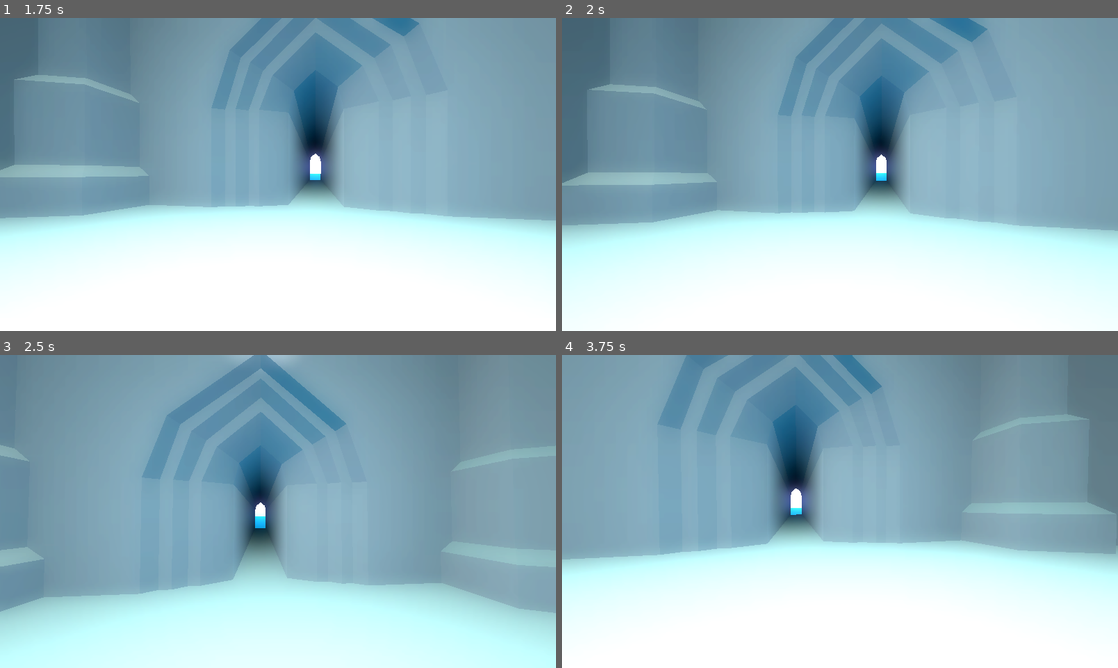
Above: before the commit, frames 1-4 (two rows, left to right).
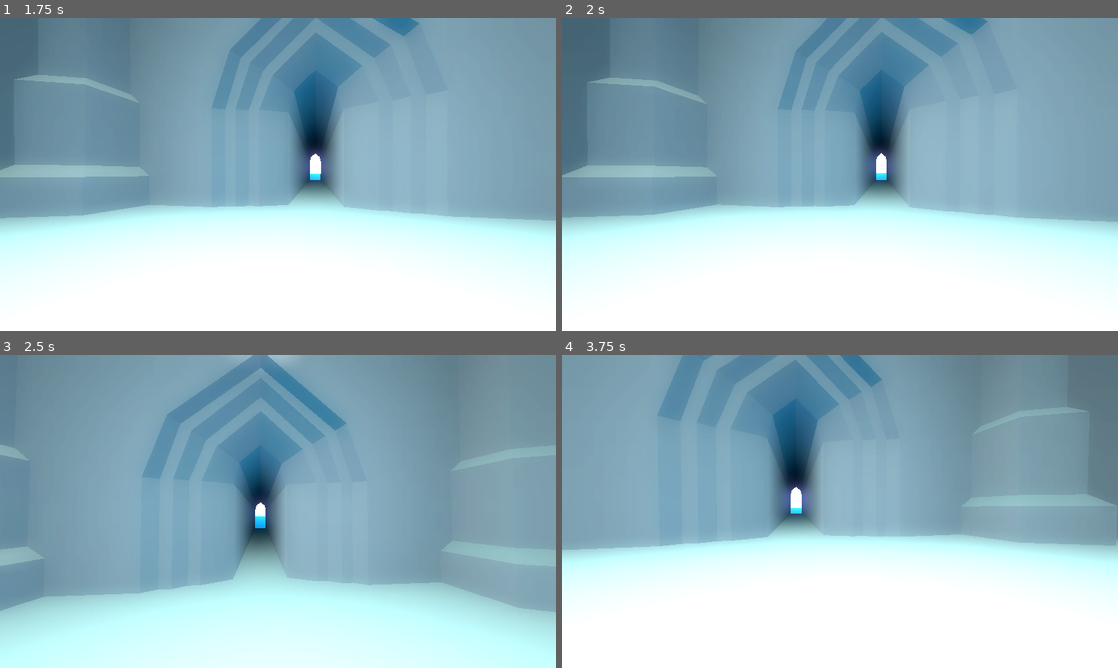
Above: after the commit, the same moments.

Repository: init-Sense/octant
Game: Godot game, scene res://scenes/level/octagon.tscn
Same seed, same stepped clock (60 frames per second), same inputs: the game is played once before the commit and once after it. A sky picture missing from this copy of the repository is replaced by a grey-blue gradient.
Inputs (mouse positions are in pixels of both pictures, inside the frame that each line leads up to):
- Up to frame 1 (1.75 s): move the mouse to (305, 174) at 0.52 s; hold Q (debug_crouch_up) from 0.53 s (still down); tap Space (jump) at 0.6, 0.77, 1.07, 1.52, 1.55 s; move the mouse to (250, 174) at 1.27 s; tap Shift (sprint) at 1.35 s
- Up to frame 2 (2 s): keep holding Q (debug_crouch_up); tap Space (jump) at 1.82 s
- Up to frame 3 (2.5 s): keep holding Q (debug_crouch_up); move the mouse to (289, 505) at 2.02 s; tap Space (jump) at 2.1 s
- Up to frame 4 (3.75 s): keep holding Q (debug_crouch_up); move the mouse to (834, 517) at 2.77 s; tap Shift (sprint) at 2.85 s; tap Space (jump) at 3.02, 3.05, 3.32, 3.6 s; move the mouse to (878, 514) at 3.52 s

Frame 1 is identical in both runs. In frame 2, 7.5% of the frame differs, in the area x 0-100%, y 0-71%; in frame 3, 0.4%; in frame 4, 7.0%.

Commit message:
feat: Added chargeable jump

Diff:
--- a/scenes/player/player.tscn
+++ b/scenes/player/player.tscn
@@ -80,3 +80,12 @@
 
 [node name="Motion" parent="Modules" instance=ExtResource("10_svshq")]
 unique_name_in_owner = true
+
+[node name="StairsAheadRayCast3D" type="RayCast3D" parent="."]
+unique_name_in_owner = true
+transform = Transform3D(1, 0, 0, 0, 1, 0, 0, 0, 1, 0, -0.0344997, -0.600823)
+target_position = Vector3(0, -0.55, 0)
+
+[node name="StairsBelowRayCast3D" type="RayCast3D" parent="."]
+unique_name_in_owner = true
+target_position = Vector3(0, -0.75, 0)
--- a/scripts/player/inputs.gd
+++ b/scripts/player/inputs.gd
@@ -1,6 +1,5 @@
 extends Node
 class_name PlayerInputs
-
 
 #region NODES
 @onready var direction: PlayerDirection = %Direction
@@ -10,6 +9,8 @@
 @onready var player: CharacterBody3D = $"../.."
 #endregion
 
+
+#region INPUTS
 func _input(event) -> void:
 	#region MOVEMENT
 	if Input.is_action_just_pressed("move_forward"):
@@ -27,7 +28,9 @@
 
 	#region JUMP
 	if Input.is_action_just_pressed("jump"):
-		jump.up()
+		jump.start_charge()
+	elif Input.is_action_just_released("jump"):
+		jump.release_charge()
 	#endregion
 
 
@@ -46,6 +49,7 @@
 			motion.stop_running()
 		crouch.down()
 
+
 	if event is InputEventMouseButton:
 		if event.button_index == MOUSE_BUTTON_WHEEL_UP:
 			crouch.up()
--- a/scripts/player/jump.gd
+++ b/scripts/player/jump.gd
@@ -1,48 +1,84 @@
 extends Node
 class_name PlayerJump
+
 
 #region NODES
 @onready var player: CharacterBody3D = $"../.."
 @onready var direction: PlayerDirection = %Direction
 @onready var motion: PlayerMotion = %Motion
+@onready var head: StaticBody3D = %Head
 #endregion
 
+
 #region CONSTANTS
-const JUMPING_SPEED: float = 7.0
+#region JUMP CONSTANTS
+const BASE_JUMPING_SPEED: float = 7.0
+const JUMP_HEIGHT_VARIATION: float = 0.2
+#endregion
+
+#region CHARGE CONSTANTS
+const MAX_CHARGE_TIME: float = 1.0
+const MAX_CHARGE_MULTIPLIER: float = 1.5
+const HEAD_CHARGE_MOVEMENT: float = 0.1
+#endregion
+
+#region MOMENTUM CONSTANTS
 const MIDAIR_CONTROL: float = 0.8
 const MOMENTUM_FACTOR: float = 0.6
 const MIN_MOMENTUM_SPEED: float = 0.3
 const MAX_MOMENTUM_SPEED: float = 2.0
-const MOMENTUM_REDUCTION_FACTOR: float = 0.6
-const JUMP_HEIGHT_VARIATION: float = 0.2
+const MOMENTUM_REDUCTION_FACTOR: float = 0.4
 const MOMENTUM_VARIATION: float = 0.15
 #endregion
+#endregion
+
 
 #region VARIABLES
+#region JUMP VARIABLES
 var is_jump_requested: bool = false
+var initial_speed: float = 0.0
+#endregion
+
+#region CHARGE VARIABLES
+var charge_time: float = 0.0
+var is_charging: bool = false
+#endregion
+
+#region MOMENTUM VARIABLES
 var jump_momentum: Vector3 = Vector3.ZERO
 var horizontal_momentum: Vector2 = Vector2.ZERO
-var initial_speed: float = 0.0
+#endregion
+
+#region UTILITY VARIABLES
 var rng = RandomNumberGenerator.new()
+var initial_head_position: Vector3
 #endregion
+#endregion
+
 
 #region SIGNALS
 signal jumped
 signal landed
+signal charge_updated(progress: float)
 #endregion
+
 
 #region LIFECYCLE
 func _ready() -> void:
 	rng.randomize()
+	initial_head_position = head.position
+
 
 func _physics_process(delta: float) -> void:
 	handle_jump()
 	apply_midair_control(delta)
 	apply_momentum(delta)
 	ground_check()
+	update_charge(delta)
 #endregion
 
-#region JUMP
+
+#region JUMP MECHANICS
 func up() -> void:
 	if not player.is_jumping() and player.is_on_floor():
 		is_jump_requested = true
@@ -52,15 +88,54 @@
 
 func handle_jump() -> void:
 	if is_jump_requested and player.is_on_floor():
+		var charge_multiplier = lerp(1.0, MAX_CHARGE_MULTIPLIER, charge_time / MAX_CHARGE_TIME)
 		var jump_variation = 1.0 + rng.randf_range(-JUMP_HEIGHT_VARIATION, JUMP_HEIGHT_VARIATION)
-		direction.velocity_vector.y = JUMPING_SPEED * jump_variation
+		var jumping_speed = BASE_JUMPING_SPEED * charge_multiplier * jump_variation
+
+		direction.velocity_vector.y = jumping_speed
 
 		var momentum_variation = 1.0 + rng.randf_range(-MOMENTUM_VARIATION, MOMENTUM_VARIATION)
 		jump_momentum = direction.velocity_vector * MOMENTUM_FACTOR * momentum_variation
 
 		player.set_jumping()
 		is_jump_requested = false
+		charge_time = 0.0
+		reset_head_position()
+#endregion
 
+
+#region CHARGE MECHANICS
+func start_charge() -> void:
+	if player.is_on_floor() and not is_charging:
+		is_charging = true
+		charge_time = 0.0
+
+func release_charge() -> void:
+	if is_charging:
+		is_jump_requested = true
+		is_charging = false
+		reset_head_position()
+
+func update_charge(delta: float) -> void:
+	if is_charging:
+		charge_time = min(charge_time + delta, MAX_CHARGE_TIME)
+		var charge_progress = charge_time / MAX_CHARGE_TIME
+		emit_signal("charge_updated", charge_progress)
+		update_head_position(charge_progress)
+#endregion
+
+
+#region HEAD MOVEMENT
+func update_head_position(charge_progress: float) -> void:
+	var new_y = initial_head_position.y - (HEAD_CHARGE_MOVEMENT * charge_progress)
+	head.position.y = new_y
+
+func reset_head_position() -> void:
+	head.position.y = initial_head_position.y
+#endregion
+
+
+#region MOMENTUM AND MIDAIR CONTROL
 func apply_midair_control(delta: float) -> void:
 	if not player.is_on_floor():
 		var input_dir = get_input_direction()
@@ -81,7 +156,10 @@
 	if not player.is_on_floor():
 		var reduced_momentum = jump_momentum * MOMENTUM_REDUCTION_FACTOR
 		direction.velocity_vector = direction.velocity_vector.lerp(reduced_momentum, MOMENTUM_FACTOR * delta)
+#endregion
 
+
+#region GROUND CHECK
 func ground_check() -> void:
 	if player.is_jumping() and player.is_on_floor() and direction.velocity_vector.y <= 0:
 		player.set_no_action()
@@ -91,6 +169,7 @@
 		emit_signal("landed")
 #endregion
 
+
 #region UTILS
 func get_input_direction() -> Vector2:
 	return Vector2(
